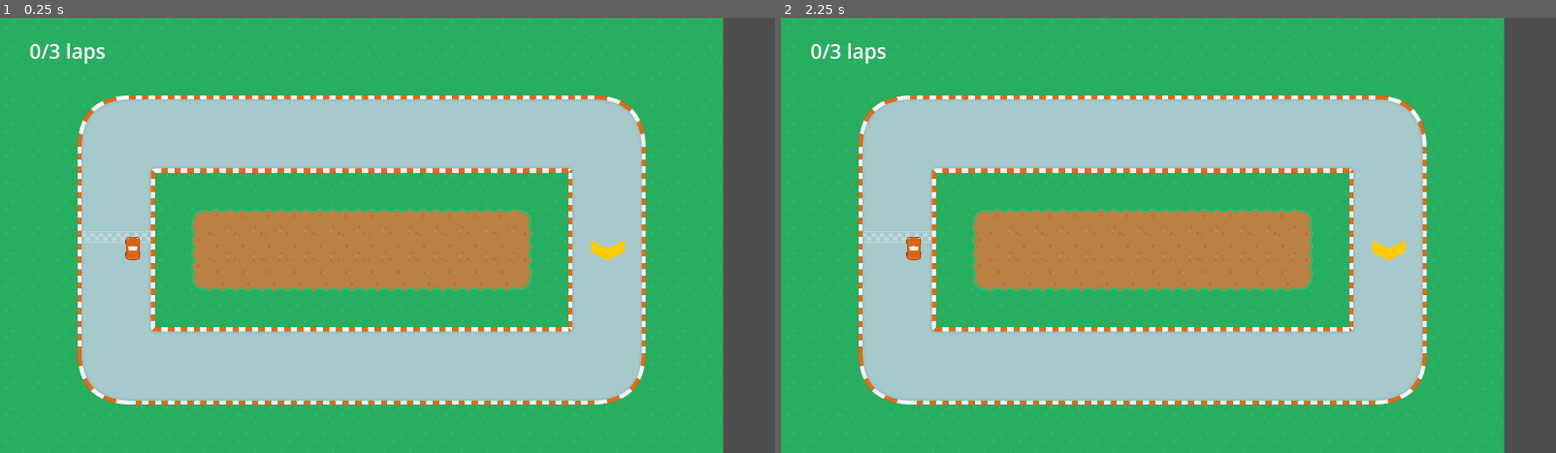
Above: before the commit, frames 1-2 (left to right).
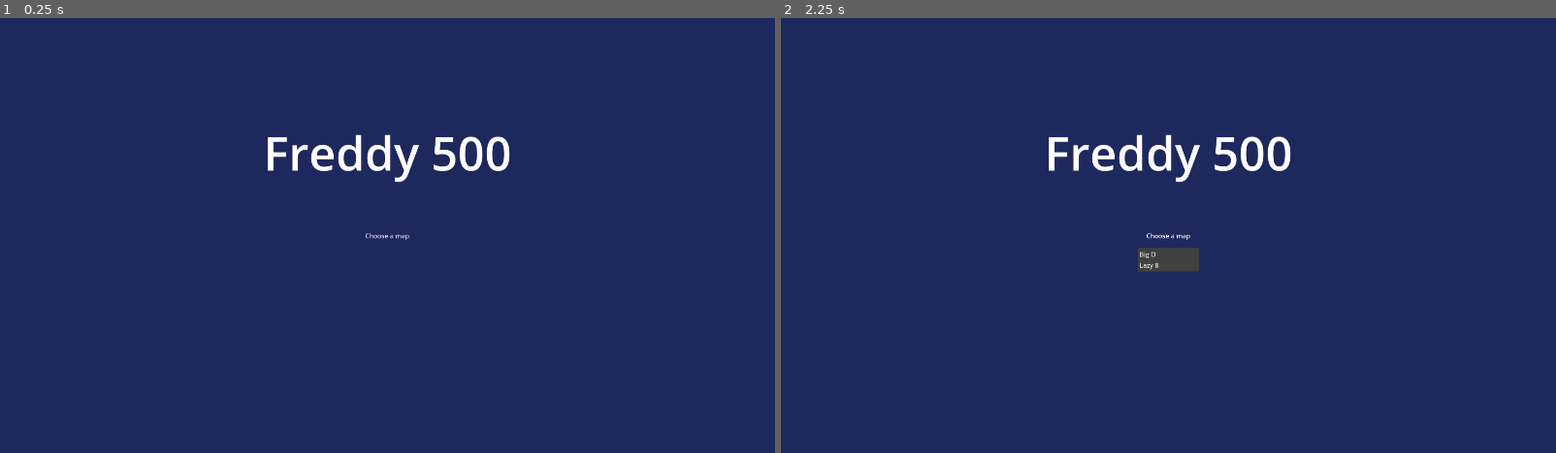
Above: after the commit, the same moments.

Repository: fredchien3/20-game-challenge
Game: Godot game, scene res://scenes/main/main.tscn
The game is run twice, just before and just after one commit, with the same random seed, the same clock (stepped at 60 frames per second) and the same inputs.
Inputs (mouse positions are in pixels of both pictures, inside the frame that each line leads up to):
- Up to frame 1 (0.25 s): no input
- Up to frame 2 (2.25 s): click (1168, 235) at 0.5 s, where only the run after the commit has a clickable "Choose a map"; click (1168, 235) at 1.25 s, where only the run after the commit has a clickable "Choose a map"; click (1168, 235) at 2 s, where only the run after the commit has a clickable "Choose a map"

The runs differ from the first frame. In frame 1, 100% of the frame differs, in the area x 0-100%, y 0-100%; in frame 2, 100%.

Commit message:
Add timer

Diff:
--- a/4--indy-500/scenes/main/main.gd
+++ b/4--indy-500/scenes/main/main.gd
@@ -1,26 +1,32 @@
 extends Node2D
 
 const TRACK_PATHS = ["res://scenes/tracks/big_o.tscn", "res://scenes/tracks/lazy_eight.tscn"]
+var track
 
 var laps_complete = 0
-var laps_needed = 3
+var laps_needed = 1
+
+var game_running = false
+var elapsed_time = 0.0
 
 func _ready() -> void:
 	$MainMenu/TrackSelector.get_popup().id_pressed.connect(_on_track_selected)
 
 	# debug
-	_on_track_selected(0)
+	#_on_track_selected(0)
 
-func _process(_delta: float) -> void:
-	pass
+func _process(delta: float) -> void:
+	if game_running:
+		elapsed_time += delta
+		$HUD/TimeLabel.text = str(snapped(elapsed_time, 0.01))
 
 func _on_track_selected(id):
 	# Load track
-	var track = load(TRACK_PATHS[id]).instantiate()
+	track = load(TRACK_PATHS[id]).instantiate()
 	track.finish_line_crossed.connect(_on_finish_line_crossed)
 	add_child(track)
 
-	# Load car, attach camera
+	# Load car
 	var car = load("res://scenes/car/car.tscn").instantiate()
 	car.player_num = 1
 	#$GameCamera.reparent(car)
@@ -31,11 +37,15 @@
 
 	$MainMenu.visible = false
 
-	$HUD/LapCounter.text = str(laps_complete) + "/" + str(laps_needed) + " laps"
+	$HUD/LapLabel.text = str(laps_complete) + "/" + str(laps_needed) + " laps"
 	$HUD.visible = true
+	game_running = true
 
 func _on_finish_line_crossed(_body):
 	laps_complete += 1
-	$HUD/LapCounter.text = str(laps_complete) + "/" + str(laps_needed) + " laps"
-	if laps_complete == 3:
+	$HUD/LapLabel.text = str(laps_complete) + "/" + str(laps_needed) + " laps"
+	if laps_complete == laps_needed:
 		$HUD/WinLabel.visible = true
+		game_running = false
+		track.end_game()
+		$HUD/WinLabel.text += "\n" + str(snapped(elapsed_time, 0.01)) + " seconds"
--- a/4--indy-500/scenes/main/main.tscn
+++ b/4--indy-500/scenes/main/main.tscn
@@ -7,6 +7,9 @@
 
 [sub_resource type="LabelSettings" id="LabelSettings_hyk8p"]
 font_size = 50
+
+[sub_resource type="LabelSettings" id="LabelSettings_k2fmo"]
+font_size = 32
 
 [sub_resource type="LabelSettings" id="LabelSettings_iuonh"]
 font_size = 50
@@ -22,18 +25,30 @@
 color = Color(0.113725, 0.156863, 0.364706, 1)
 
 [node name="Title" type="Label" parent="MainMenu"]
-offset_left = 619.0
-offset_top = 253.0
-offset_right = 1233.0
-offset_bottom = 472.0
+anchors_preset = 5
+anchor_left = 0.5
+anchor_right = 0.5
+offset_left = -307.0
+offset_top = 255.0
+offset_right = 307.0
+offset_bottom = 474.0
+grow_horizontal = 2
+size_flags_horizontal = 4
 text = "Freddy 500"
 label_settings = SubResource("LabelSettings_vom5j")
 
 [node name="TrackSelector" type="MenuButton" parent="MainMenu"]
-offset_left = 858.0
-offset_top = 561.0
-offset_right = 1013.0
-offset_bottom = 620.0
+anchors_preset = 8
+anchor_left = 0.5
+anchor_top = 0.5
+anchor_right = 0.5
+anchor_bottom = 0.5
+offset_left = -77.5
+offset_top = -29.5
+offset_right = 77.5
+offset_bottom = 29.5
+grow_horizontal = 2
+grow_vertical = 2
 text = "Choose a map"
 item_count = 2
 popup/item_0/text = "Big O"
@@ -44,21 +59,36 @@
 [node name="HUD" type="CanvasLayer" parent="."]
 visible = false
 
-[node name="LapCounter" type="Label" parent="HUD"]
-offset_left = 73.0
-offset_top = 47.0
-offset_right = 303.0
-offset_bottom = 189.0
+[node name="LapLabel" type="Label" parent="HUD"]
+offset_left = 46.0
+offset_top = 36.0
+offset_right = 276.0
+offset_bottom = 178.0
 label_settings = SubResource("LabelSettings_hyk8p")
+
+[node name="TimeLabel" type="Label" parent="HUD"]
+offset_left = 51.0
+offset_top = 157.0
+offset_right = 91.0
+offset_bottom = 202.0
+label_settings = SubResource("LabelSettings_k2fmo")
 
 [node name="WinLabel" type="Label" parent="HUD"]
 visible = false
-offset_left = 841.0
-offset_top = 489.0
-offset_right = 1046.0
-offset_bottom = 558.0
+anchors_preset = 8
+anchor_left = 0.5
+anchor_top = 0.5
+anchor_right = 0.5
+anchor_bottom = 0.5
+offset_left = -310.0
+offset_top = -53.0
+offset_right = 310.0
+offset_bottom = 145.0
+grow_horizontal = 2
+grow_vertical = 2
 text = "You win!"
 label_settings = SubResource("LabelSettings_iuonh")
+horizontal_alignment = 1
 
 [node name="GameCamera" type="Camera2D" parent="."]
 zoom = Vector2(0.5, 0.5)
--- a/4--indy-500/scenes/tracks/big_o.gd
+++ b/4--indy-500/scenes/tracks/big_o.gd
@@ -32,3 +32,8 @@
 		finish_line_enabled = true
 		$HalfwayLine/ArrowYellow.visible = false
 		$FinishLine/ArrowYellow.visible = true
+
+func end_game():
+	finish_line_enabled = false
+	$HalfwayLine.queue_free()
+	$FinishLine.queue_free()
Not shown: 1 places in 4--indy-500/scenes/main/main.tscn that only renumber resources
